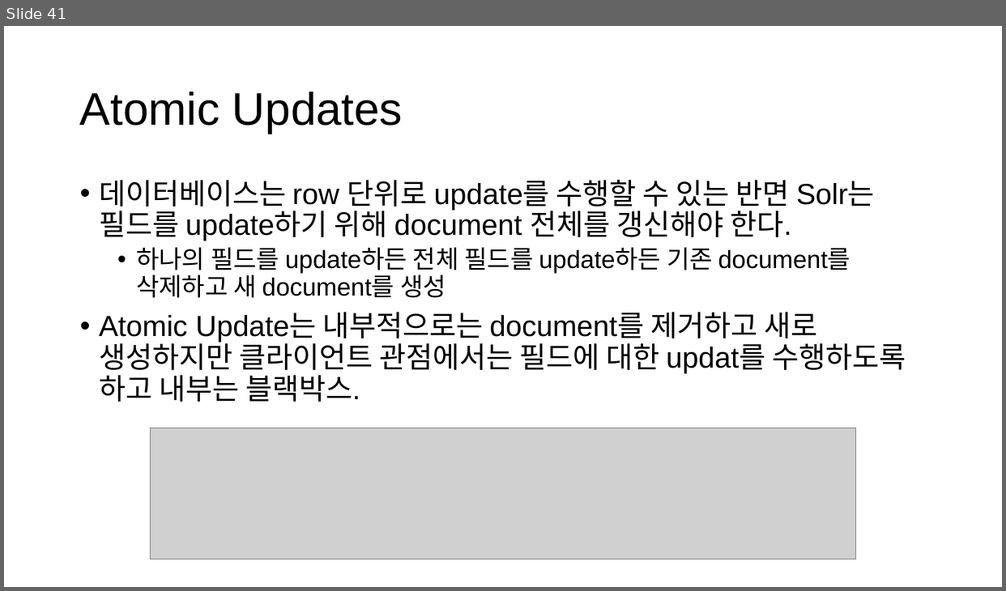
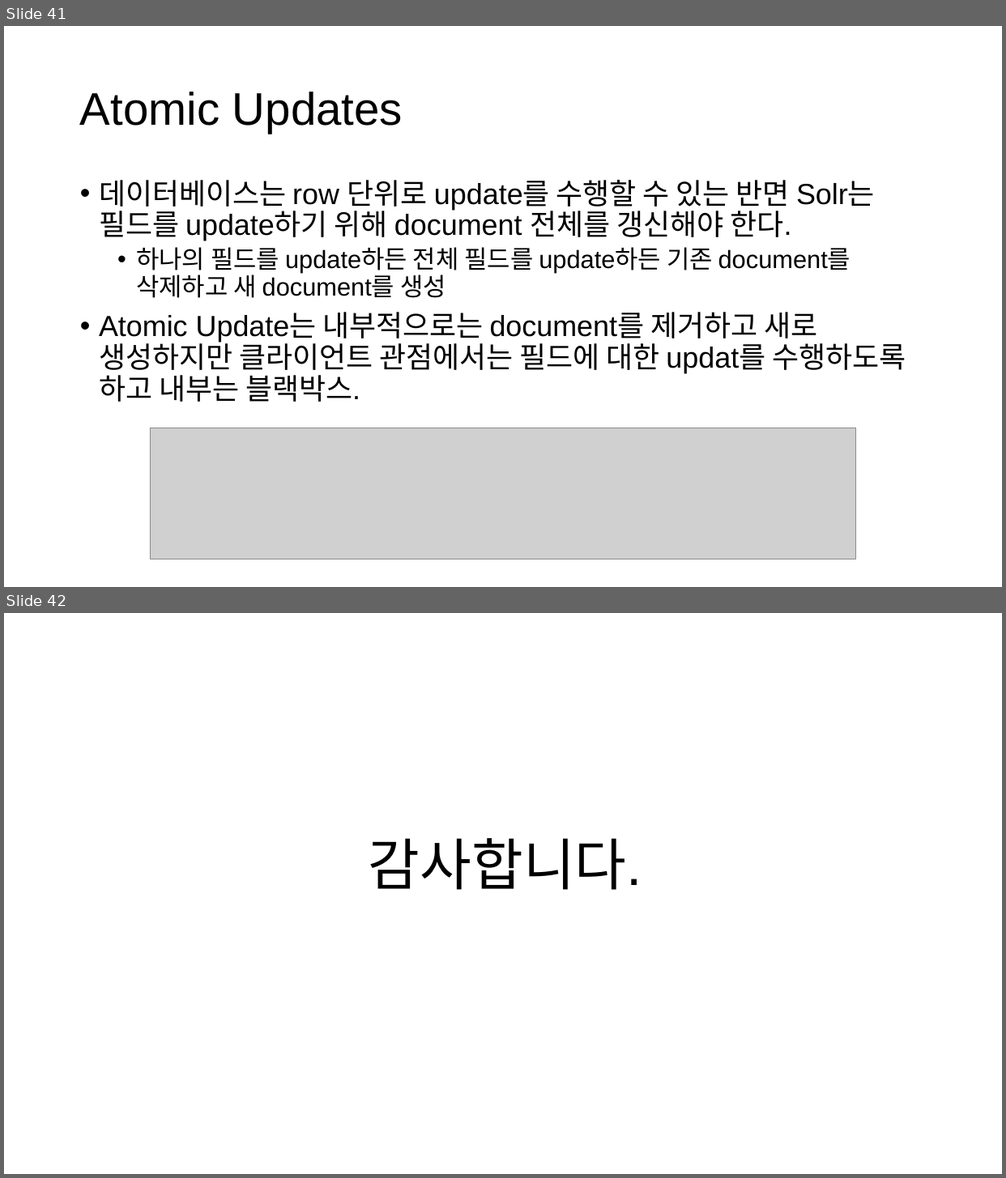
Before and after one commit to YonghoChoi/develop-note, a slide deck: md/Solr-in-Action/pptx/Solr_설정_색인.pptx. Shown one above the other, each under a label of ours: slide 41 before the commit, slides 41 and 42 after it. The pictures are 1006x591 and 1006x1178 pixels, drawn with LibreOffice and Linux fonts; fonts in the diff are those of the drawing; grey boxes stand for pictures. Boxes give left, top, right and bottom in pixels: in the first picture for what was removed or moved away, otherwise in the second. Text is boxed around its words. In the diff, an @@ line names an element or a change of style, - is before the commit and + after.

```diff
--- a/md/Solr-in-Action/pptx/Solr_설정_색인.pptx
+++ b/md/Solr-in-Action/pptx/Solr_설정_색인.pptx
@@ slide 42 added at box(4, 613, 1002, 1174), background #FFFFFF @@
@@ title added at box(368, 838, 642, 890), 54 pt, text #000000 @@
+감사합니다.
```
Also in this commit, not shown: 4 slides changed, 2 other files.
